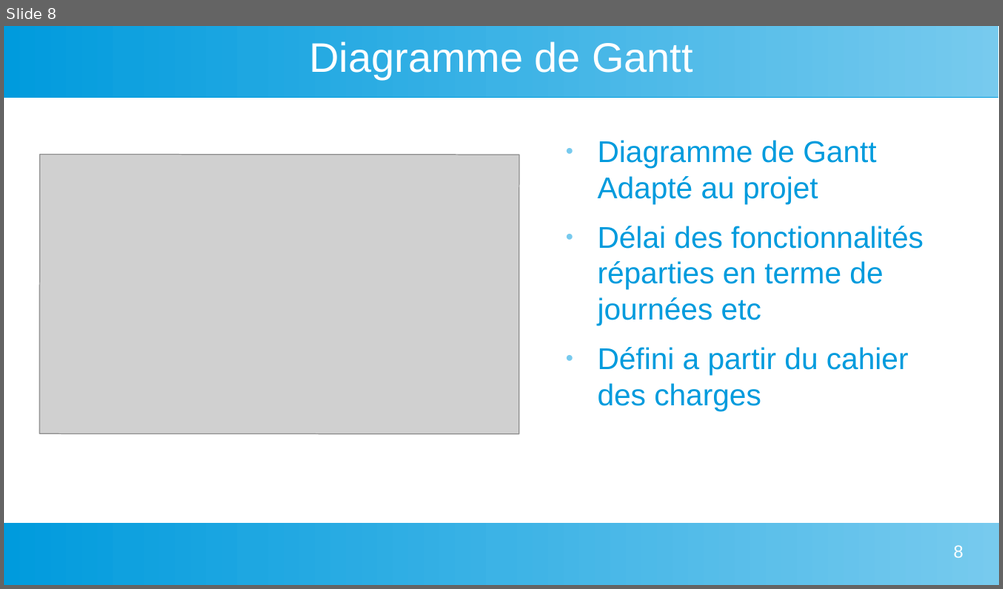
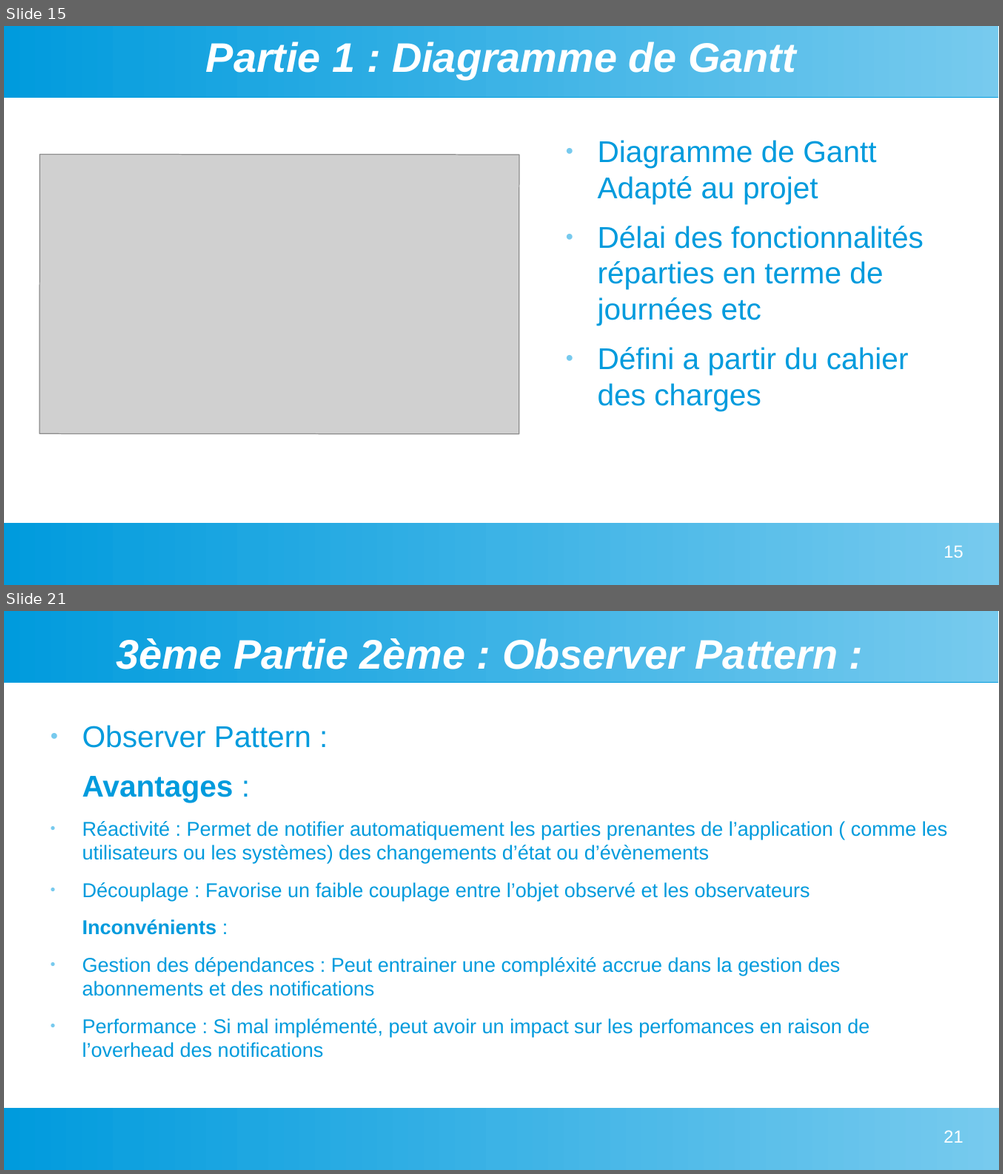
Before and after one commit to Myst564/Dev-Web, a slide deck: Projet Solo/DAB-INVOICE/Diaporama Projet Oral Stage IDEES Numérique.odp. Shown one above the other, each under a label of ours: slide 8 before the commit, slides 15 and 21 after it; the slides between them are not shown. The pictures are 1003x589 and 1003x1174 pixels, drawn with LibreOffice and Linux fonts; fonts in the diff are those of the drawing; grey boxes stand for pictures. Boxes give left, top, right and bottom in pixels: in the first picture for what was removed or moved away, otherwise in the second. Text is boxed around its words. In the diff, an @@ line names an element or a change of style, - is before the commit and + after.

```diff
--- a/Projet Solo/DAB-INVOICE/Diaporama Projet Oral Stage IDEES Numérique.odp
+++ b/Projet Solo/DAB-INVOICE/Diaporama Projet Oral Stage IDEES Numérique.odp
@@ slide 21 added at [4,611,999,1170], background #FFFFFF; not listed: 2 template elements that a slide beside it also shows @@
@@ title added at [116,638,837,669], 33 pt, text #FFFFFF, bold, italic @@
+3ème Partie 2ème : Observer Pattern :
@@ text added at [82,725,948,1058], 16 pt, text #009BDD @@
+● Observer Pattern :
+Avantages :
+● Réactivité : Permet de notifier automatiquement les parties prenantes de l’application ( comme les utilisateurs ou les systèmes) des changements d’état ou d’évènements
+● Découplage : Favorise un faible couplage entre l’objet observé et les observateurs
+Inconvénients :
+● Gestion des dépendances : Peut entrainer une compléxité accrue dans la gestion des abonnements et des notifications
+● Performance : Si mal implémenté, peut avoir un impact sur les perfomances en raison de l’overhead des notifications
@@ page number added at [943,1130,962,1143], 14 pt, text #FFFFFF @@
+21
@@ what was slide 8 is now slide 15 @@
@@ slide 15 changed as well @@
@@ title at [206,42,796,79]: text changed; bold on; italic on @@
-Diagramme de Gantt
+Partie 1 : Diagramme de Gantt
@@ page number at [943,545,962,558]: text changed @@
-8
+15
```
Also in this commit, not shown: 6 other slides changed, 65 other slides added, 1 slide removed, 3 other files.
